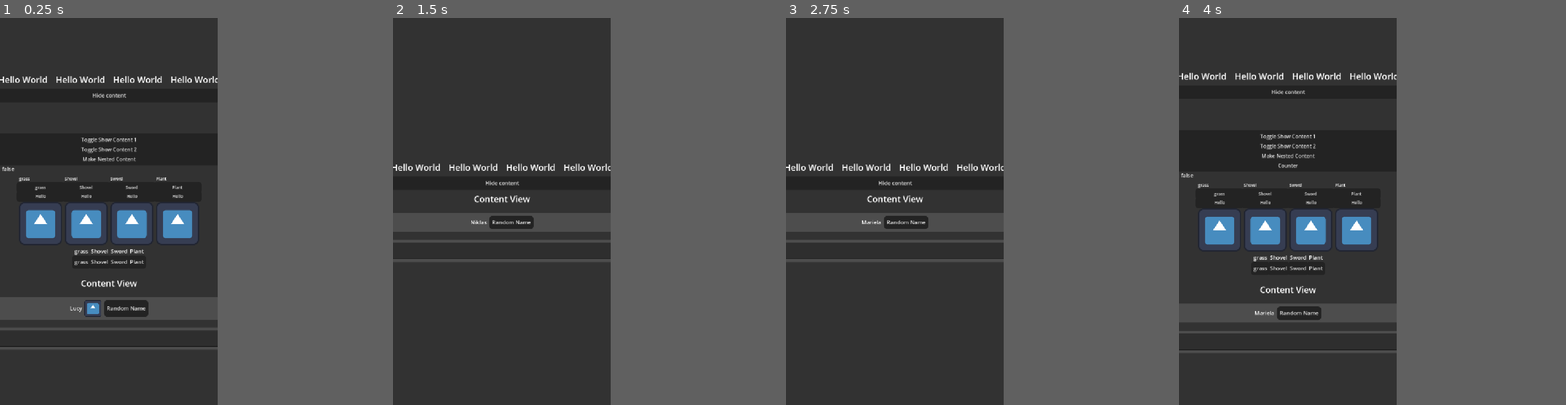
Above: before the commit, frames 1-4 (left to right).
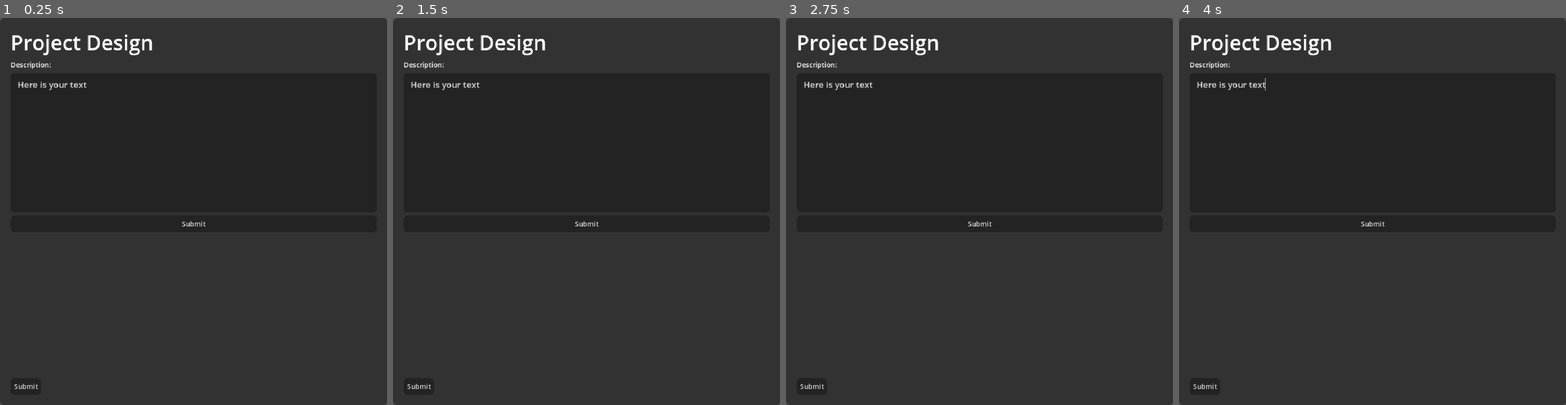
Above: after the commit, the same moments.

Repository: ElvisVilla/GDScriptUI
Game: Godot game, scene res://examples/ViewExample.tscn
The game is run twice, just before and just after one commit, with the same random seed, the same clock (stepped at 60 frames per second) and the same inputs. The engine's default icon, where the game draws it, is replaced by a stand-in: a white triangle on a blue panel in a dark square.
Inputs (mouse positions are in pixels of both pictures, inside the frame that each line leads up to):
- Up to frame 1 (0.25 s): no input
- Up to frame 2 (1.5 s): click (501, 95) at 0.5 s, where only the run before the commit has a clickable "Hide content"; click (501, 223) at 1.25 s, where only the run after the commit has a clickable "Submit"
- Up to frame 3 (2.75 s): click (905, 223) at 2 s, where only the run before the commit has a clickable "Random Name"
- Up to frame 4 (4 s): click (1287, 184) at 2.75 s, where only the run before the commit has a clickable "Hide content"; click (1287, 141) at 3.5 s, where only the run before the commit has a clickable "Toggle Show Content 1"
In our replay, the window is 450x800 before the commit and 800x800 after it. These sizes can differ from the game's own. Grey fills any space a smaller window leaves; there, only what the larger window draws over its background counts as a difference.

The runs differ from the first frame. In frame 1, 10% of the frame differs, in the area x 0-100%, y 0-100%; in frame 2, 4.8%; in frame 3, 4.8%; in frame 4, 9.7%.

Commit message:
Refactor ViewScanner
View Scanner now works with ProjectSettings.get_global_class_list() function that retrieve only user class_name clases

Diff:
--- a/examples/OtherView.gd
+++ b/examples/OtherView.gd
@@ -1,7 +1,45 @@
 extends View
 class_name OtherView
 
+
+@onready var viewport_size: Vector2i = get_viewport().get_window().get_size()
+var description: String = "Here is your text":
+	set(value):
+		description = value
+		observe("description", value)
+
+var number: int = 0:
+	set(value):
+		number = value
+		observe("number", value)
+
 func _ready():
 	body = [
-		Label("Other View")
+		VBox([
+			Label("Project Design")
+				.fontSize(48),
+
+			Label("Description:"),
+
+			TextEdit(description, "Write Here")
+				.wordWrap(true)
+				.fontSize(20)
+				#Size flags needs to go at the end of the chain
+				.size_flags(View.SizeFlags.EXPAND_FILL, View.SizeFlags.EXPAND_FILL),
+
+			Button("Submit")
+				.onPressed(func(): number += 1)
+				.padding(), # Padding makes a margin container
+				# .size_flags(View.SizeFlags.FILL, View.SizeFlags.FILL),
+			Spacer(),
+
+			HBox([
+				Button("Submit")
+				.onPressed(func(): number += 1)
+				.padding(),
+
+				Spacer(),
+			]),
+		])
+		.size_flags(View.SizeFlags.EXPAND_FILL, View.SizeFlags.EXPAND_FILL),
 	]
--- a/examples/ViewExample.tscn
+++ b/examples/ViewExample.tscn
@@ -2,7 +2,7 @@
 
 [ext_resource type="Theme" uid="uid://dyrw727ts3xo1" path="res://framework/themes/UITheme.tres" id="1_kca8q"]
 [ext_resource type="Script" uid="uid://b4v0e84lkl5mn" path="res://framework/core/UIRoot.gd" id="2_byw35"]
-[ext_resource type="Script" uid="uid://ctsft43wsgj5f" path="res://framework/views/PersonView.gd" id="4_1niml"]
+[ext_resource type="Script" uid="uid://bfppvubc2lb0e" path="res://examples/OtherView.gd" id="4_kca8q"]
 
 [node name="Entry" type="PanelContainer" node_paths=PackedStringArray("content")]
 anchors_preset = 15
@@ -14,8 +14,8 @@
 size_flags_vertical = 3
 theme = ExtResource("1_kca8q")
 script = ExtResource("2_byw35")
-content = NodePath("PersonView")
+content = NodePath("OtherView")
 
-[node name="PersonView" type="Node" parent="."]
-script = ExtResource("4_1niml")
-metadata/_custom_type_script = "uid://ctsft43wsgj5f"
+[node name="OtherView" type="Node" parent="."]
+script = ExtResource("4_kca8q")
+metadata/_custom_type_script = "uid://bfppvubc2lb0e"
--- a/framework/builders/elements/LabelBuilder.gd
+++ b/framework/builders/elements/LabelBuilder.gd
@@ -20,11 +20,11 @@
 	_content_node.add_theme_font_size_override("font_size", font_size)
 	return self
 
-func align(horizontal: int = HORIZONTAL_ALIGNMENT_LEFT, vertical: int = VERTICAL_ALIGNMENT_CENTER) -> LabelBuilder:
+func align(horizontal: View.TextAlignment = View.TextAlignment.LEADING, vertical: View.TextAlignment = View.TextAlignment.CENTER) -> LabelBuilder:
 	_content_node.horizontal_alignment = horizontal
 	_content_node.vertical_alignment = vertical
 	return self
 
-func autowrap(enable: bool = true) -> LabelBuilder:
-	_content_node.autowrap_mode = TextServer.AUTOWRAP_WORD_SMART if enable else TextServer.AUTOWRAP_OFF
+func autowrap(mode: TextServer.AutowrapMode = TextServer.AUTOWRAP_WORD) -> LabelBuilder:
+	_content_node.autowrap_mode = mode
 	return self
--- a/framework/core/View.gd
+++ b/framework/core/View.gd
@@ -2,7 +2,6 @@
 class_name View
 
 signal property_changed(property_name, new_value)
-@export var view_owner: Node
 var body: Array = []
 var nestedViews: Dictionary = {}
 
@@ -15,8 +14,8 @@
 	#We se the child content here, we also must pass the view_owner to the child views
 	var box: ContainerBuilder = null
 	if body.size() > 0:
-		box = VBox(body, name)._in_node(parent)
-		view_owner = parent
+		box = VBox(body, name).padding(16)._in_node(parent)
+		# view_owner = parent
 		print("build_ui on parent: ", parent.name)
 		return box
 
@@ -52,6 +51,7 @@
 func Label(text: String = "") -> LabelBuilder:
 	return LabelBuilder.new(text)
 
+##Editor for Text
 func TextEdit(text: String, place_holder: String) -> TextEditBuilder:
 	return TextEditBuilder.new(text, place_holder)
 
@@ -97,6 +97,14 @@
 	SHRINK_END = Control.SIZE_SHRINK_END,
 }
 
+enum TextAlignment {
+	TRAILING = 0,
+	CENTER = 1,
+	LEADING = 2,
+	TOP = 0,
+	BOTTOM = 2,
+}
+
 
 enum BoxContainerAlignment {
 	BEGIN = 0,
@@ -123,12 +131,12 @@
 func AppUI(to_concert_with, person_name):
 	var element = load("res://framework/views/App UI.gd").new()
 	element.configure(to_concert_with, person_name) #constructor call
-	return build_nested_view("App UI", element, self)
+	return build_nested_view("AppUI", element, self)
 
 
-func ViewTest():
-	var element = load("res://framework/views/ViewTest.gd").new()
-	return build_nested_view("ViewTest", element, self)
+func OtherView():
+	var element = load("res://examples/OtherView.gd").new()
+	return build_nested_view("OtherView", element, self)
 
 
 func PersonView(person_name):
@@ -136,4 +144,9 @@
 	element.configure(person_name) #constructor call
 	return build_nested_view("PersonView", element, self)
 
+
+func ViewTest():
+	var element = load("res://framework/views/ViewTest.gd").new()
+	return build_nested_view("ViewTest", element, self)
+
 # END GENERATED VIEW FUNCTIONS
--- a/framework/themes/UITheme.tres
+++ b/framework/themes/UITheme.tres
@@ -55,9 +55,37 @@
 corner_radius_bottom_right = 10
 corner_radius_bottom_left = 10
 
+[sub_resource type="StyleBoxFlat" id="StyleBoxFlat_iv5sr"]
+bg_color = Color(0.137255, 0.137255, 0.137255, 1)
+corner_radius_top_left = 8
+corner_radius_top_right = 8
+corner_radius_bottom_right = 8
+corner_radius_bottom_left = 8
+
+[sub_resource type="StyleBoxFlat" id="StyleBoxFlat_j0b0a"]
+content_margin_left = 16.0
+content_margin_top = 16.0
+content_margin_right = 16.0
+content_margin_bottom = 16.0
+bg_color = Color(0.137255, 0.137255, 0.137255, 1)
+corner_radius_top_left = 8
+corner_radius_top_right = 8
+corner_radius_bottom_right = 8
+corner_radius_bottom_left = 8
+
+[sub_resource type="StyleBoxFlat" id="StyleBoxFlat_hrafa"]
+bg_color = Color(0.137255, 0.137255, 0.137255, 1)
+corner_radius_top_left = 8
+corner_radius_top_right = 8
+corner_radius_bottom_right = 8
+corner_radius_bottom_left = 8
+
 [resource]
 Button/styles/focus = SubResource("StyleBoxFlat_bxmjo")
 Button/styles/hover = SubResource("StyleBoxFlat_4thnd")
 Button/styles/normal = SubResource("StyleBoxFlat_b45lt")
 Button/styles/pressed = SubResource("StyleBoxFlat_dl7rq")
 PanelContainer/styles/panel = SubResource("StyleBoxFlat_2yar2")
+TextEdit/styles/focus = SubResource("StyleBoxFlat_iv5sr")
+TextEdit/styles/normal = SubResource("StyleBoxFlat_j0b0a")
+TextEdit/styles/read_only = SubResource("StyleBoxFlat_hrafa")
--- a/framework/view_compiler/ViewCodeGenerator.gd
+++ b/framework/view_compiler/ViewCodeGenerator.gd
@@ -23,83 +23,83 @@
 
 
 func write_code(user_defined_views, view_script_path: String) -> void:
-    if user_defined_views.is_empty():
-        print("No views to generate, no user defined views found")
-        return
+	if user_defined_views.is_empty():
+		print("No views to generate, no user defined views found")
+		return
 
 
-    var file = FileAccess.open(view_script_path, FileAccess.READ)
-    if not file:
-        push_error("View Script on path: %s not found" % view_script_path)
-        return
+	var file = FileAccess.open(view_script_path, FileAccess.READ)
+	if not file:
+		push_error("View Script on path: %s not found" % view_script_path)
+		return
 
-    var source_code = file.get_as_text()
-    file.close()
+	var source_code = file.get_as_text()
+	file.close()
 
-    var begin_marker_index = source_code.find(BEGIN_MARKER)
-    var end_marker_index = source_code.find(END_MARKER)
+	var begin_marker_index = source_code.find(BEGIN_MARKER)
+	var end_marker_index = source_code.find(END_MARKER)
 
-    if begin_marker_index == -1 or end_marker_index == -1:
-        source_code += "\n\n" + BEGIN_MARKER + "\n" + END_MARKER + "\n"
-        # push_error("View Script on path: %s does not contain the markers %s and %s" % [view_script_path, BEGIN_MARKER, END_MARKER])
-        # return
-    elif begin_marker_index == -1 or end_marker_index == -1 or end_marker_index <= begin_marker_index:
-        push_error("View Script has malformed markers - fixing it")
-        source_code = source_code.replace(BEGIN_MARKER, "").replace(END_MARKER, "")
-        source_code += "\n\n" + BEGIN_MARKER + "\n" + END_MARKER + "\n"
+	if begin_marker_index == -1 or end_marker_index == -1:
+		source_code += "\n\n" + BEGIN_MARKER + "\n" + END_MARKER + "\n"
+		# push_error("View Script on path: %s does not contain the markers %s and %s" % [view_script_path, BEGIN_MARKER, END_MARKER])
+		# return
+	elif begin_marker_index == -1 or end_marker_index == -1 or end_marker_index <= begin_marker_index:
+		push_error("View Script has malformed markers - fixing it")
+		source_code = source_code.replace(BEGIN_MARKER, "").replace(END_MARKER, "")
+		source_code += "\n\n" + BEGIN_MARKER + "\n" + END_MARKER + "\n"
 
-    #refresh markers positions
-    begin_marker_index = source_code.find(BEGIN_MARKER)
-    end_marker_index = source_code.find(END_MARKER)
+	#refresh markers positions
+	begin_marker_index = source_code.find(BEGIN_MARKER)
+	end_marker_index = source_code.find(END_MARKER)
 
-    var before_marker_code = source_code.substr(0, begin_marker_index + BEGIN_MARKER.length())
-    var after_marker_code = source_code.substr(end_marker_index)
+	var before_marker_code = source_code.substr(0, begin_marker_index + BEGIN_MARKER.length())
+	var after_marker_code = source_code.substr(end_marker_index)
 
-    var new_functions = {}
-    var appended_code = "\n"
+	var new_functions = {}
+	var appended_code = "\n"
 
-    for view in user_defined_views:
-        #Validate required fields
-        if not view.has("file_name") or not view.has("script_path") or not view.has("parsed_constructor"):
-            push_error("Invalid view definition: %s" % view)
-            continue
+	for view in user_defined_views:
+		#Validate required fields
+		if not view.has("type") or not view.has("path") or not view.has("parsed_constructor"):
+			push_error("Invalid view definition: %s" % view)
+			continue
 
-        var file_name = view["file_name"]
-        var script_path = view["script_path"]
-        var parsed_constructor = view["parsed_constructor"]
-        var has_constructor = parsed_constructor != ""
+		var type = view.type
+		var path = view.path
+		var parsed_constructor = view.parsed_constructor
+		var has_constructor = parsed_constructor != ""
 
-        var function_code = ""
+		var function_code = ""
 
-        if has_constructor:
-            var function_name = file_name.replace(".gd", "")
-            var view_function_name = parsed_constructor.replace("configure", function_name.replace(" ", ""))
-            function_code = function_template % [view_function_name, script_path, parsed_constructor, function_name]
-        else:
-            var function_name = file_name.replace(".gd", "")
-            var view_function_name = function_name.replace(" ", "") + "()"
-            function_code = function_template_without_constructor % [view_function_name, script_path, function_name]
+		if has_constructor:
+			var function_name = type
+			var view_function_name = parsed_constructor.replace("configure", function_name.replace(" ", ""))
+			function_code = function_template % [view_function_name, path, parsed_constructor, function_name]
+		else:
+			var function_name = type
+			var view_function_name = function_name.replace(" ", "") + "()"
+			function_code = function_template_without_constructor % [view_function_name, path, function_name]
 
-        new_functions[parsed_constructor] = function_code
+		new_functions[parsed_constructor] = function_code
 
-        #Add each function to the appended code
-        appended_code += function_code + "\n"
+		#Add each function to the appended code
+		appended_code += function_code + "\n"
 
-    var new_source_code = before_marker_code + appended_code + after_marker_code
+	var new_source_code = before_marker_code + appended_code + after_marker_code
 
-    if new_source_code == source_code:
-        print("No changes to View Script on path: %s" % view_script_path)
-        return
+	if new_source_code == source_code:
+		print("No changes to View Script on path: %s" % view_script_path)
+		return
 
-    file = FileAccess.open(view_script_path, FileAccess.WRITE)
-    if not file:
-        push_error("Failed to open View Script on path: %s for writing" % view_script_path)
-        return
+	file = FileAccess.open(view_script_path, FileAccess.WRITE)
+	if not file:
+		push_error("Failed to open View Script on path: %s for writing" % view_script_path)
+		return
 
-    file.store_string(new_source_code)
-    file.close()
+	file.store_string(new_source_code)
+	file.close()
 
-    generated_functions = new_functions
-    print("Updated View Script on path: %s updated with %d new functions" % [view_script_path, new_functions.size()])
+	generated_functions = new_functions
+	print("Updated View Script on path: %s updated with %d new functions" % [view_script_path, new_functions.size()])
 
-    ResourceLoader.remove_resource_format_loader(null)
+	ResourceLoader.remove_resource_format_loader(null)
--- a/framework/view_compiler/ViewRegistry.gd
+++ b/framework/view_compiler/ViewRegistry.gd
@@ -3,9 +3,7 @@
 
 var view_scanner: ViewScanner
 var code_generator: ViewCodeGenerator
-const root_path: String = "res://framework/views/"
 const view_script_path: String = "res://framework/core/View.gd"
-var parsed_constructors: Array[String] = []
 var views_info = []
 
 func _ready() -> void:
@@ -16,17 +14,15 @@
 
 
 func refresh_views() -> void:
-	# view_scanner.scan_for_views(root_path)
-	var obtained_views = view_scanner.scan_for_views(root_path)
+	var obtained_views = view_scanner.scan_for_views()
 	var view_parser = ViewParser.new()
 
 	views_info.clear()
 
 
 	for view in obtained_views:
-		#configure(total_params)
-		var file_name = view.file_name
-		var script_path = view.script_path
+		var type = view.type
+		var path = view.path
 		var parsed_constructor = ""
 		if view.constructor != null:
 			parsed_constructor = view_parser.parse_view(view.constructor)
@@ -34,8 +30,8 @@
 			parsed_constructor = ""
 
 		views_info.append({
-			"file_name": file_name,
-			"script_path": script_path,
+			"type": type,
+			"path": path,
 			"parsed_constructor": parsed_constructor
 		})
 
--- a/framework/view_compiler/ViewScanner.gd
+++ b/framework/view_compiler/ViewScanner.gd
@@ -2,44 +2,27 @@
 class_name ViewScanner
 
 # var obtained_views = []
+var views = []
 var views_info: Array[Dictionary] = []
 
-func scan_for_views(root_path: String) -> Array[Dictionary]:
-	print("Scanning for views in: " + root_path)
-	var dir = DirAccess.open(root_path)
-	if dir:
-		dir.list_dir_begin()
-		var file_name = dir.get_next()
-		while file_name != "":
-			if file_name.ends_with(".gd"):
-				var script_path = root_path + file_name
-				var script = load(script_path).new() # Most do load(script_path).new() but this requires to specify parameters
-				if script is View:
-					views_info.append({
-						"file_name": file_name,
-						"script_path": script_path,
-						"constructor": get_constructor(script)
-					})
-					# obtained_views.append(script)
-			file_name = dir.get_next()
-	else:
-		print("An error occurred when trying to access the path.")
+func scan_for_views() -> Array[Dictionary]:
+	views = ProjectSettings.get_global_class_list().filter(func(element): return element.base == &"View")
+
+	for view in views:
+		views_info.append({
+			"base_type": view.base,
+			"type": view.class ,
+			"constructor": get_constructor(view.path),
+			"path": view.path
+		})
 
 	return views_info
 
-
-func get_constructor(view: View):
+func get_constructor(path: String):
+	var view = load(path).new()
 	var methods = view.get_method_list()
 	for method in methods:
 		if method.name == "configure" and method.flags == METHOD_FLAG_NORMAL:
 			return method
 
-# func get_constructors():
-# 	var constructors = []
-# 	for view in obtained_views:
-# 		var methods = view.get_method_list()
-# 		for method in methods:
-# 			if method.name == "configure" and method.flags == METHOD_FLAG_NORMAL:
-# 				constructors.append(method)
-
-# 	return constructors
+	return null
--- a/framework/views/App UI.gd
+++ b/framework/views/App UI.gd
@@ -43,23 +43,27 @@
 				VBox([
 
 					Label("Toggles")
-						.fontSize(20),
+						.fontSize(20)
+						.padding(),
 
 					# PersonView(person_name),
 					# ViewTest("My Message"),
 
 					Button("Toggle Show Content 1")
 						.fontSize(15)
-						.onPressed(func(): showContent = !showContent),
+						.onPressed(func(): showContent = !showContent)
+						.padding(),
 
 					Button("Toggle Show Content 2")
 						.fontSize(15)
-						.onPressed(func(): showContent2 = !showContent2),
+						.onPressed(func(): showContent2 = !showContent2)
+						.padding(),
 
 					Button("Make Nested Content")
 						.fontSize(15)
+						.padding(),
 
-				]),
+				]).spacing(10),
 			]),
 
 			Button("Counter")
@@ -72,18 +76,22 @@
 			ForEach(elements,
 				func(element):
 					return VBox([
-						Label(element if element != null else "No value").fontSize(12),
-						Button(element if element != null else "No value").fontSize(12),
-						Button("Hello").fontSize(12),
+						Label(element if element != null else "No value").fontSize(12).padding(),
+						Button(element if element != null else "No value").fontSize(12).padding(),
+						Button("Hello").fontSize(12)
+							.padding(),
 
 						Image("res://icon.svg")
 							.frame(50, 50, true)
-							.visible(count < 5),
+							.visible(count < 5)
+							.padding(),
 
 						Image("res://icon.svg")
 							.frame(50, 50, true)
-							.visible(count >= 7),
-					]),
+							.visible(count >= 7)
+							.padding(),
+
+					]).spacing(10),
 			),
 
 			ForEach(elements,
@@ -94,9 +102,11 @@
 			ForEach(elements,
 			func(item):
 			return Button(item) \
-				.onPressed(func(): print("pressing " + item))),
+				.onPressed(func(): print("pressing " + item)) \
+				.padding()),
 
 		])
+		.spacing(10)
 		.padding(16)
 	]
 
--- a/framework/views/PersonView.gd
+++ b/framework/views/PersonView.gd
@@ -6,6 +6,9 @@
 	Center = 1,
 	Right = 2,
 }
+
+var another_names = ["Hola que tal", "Soy un texto\n largo", "Tengo algunas palabras",
+ "Martha camina por la calle", "John anda por la calle"]
 
 var names: Array = ["Lucy", "Albert", "Niklas", "John", "Mariela"]
 
@@ -28,31 +31,24 @@
 func configure(person_name: String = "Lucy"):
 	self.person_name = person_name
 
-func _ready() -> void:
+func _ready():
 	body = [
 
 		VBox([
 
-			ForEach(range(0, 6),
-				func(i): return ViewTest().padding()
-			),
-
-			Button("Hide content")
-				.onPressed(func(): show_content = !show_content),
-
-			AppUI("Hello", "Lucy")
-				.visible(show_content),
-
+			Label(another_names[0] + " " + another_names[1] + " " + another_names[2] + " " + another_names[3] + " " + another_names[4]),
+			Label(another_names[1]),
+			Label(another_names[2]),
+			Label(another_names[3]),
+			Label(another_names[4]),
 			Label("Content View")
 				.fontSize(26)
-				.align(alignment_value)
-				.size_flags(SizeFlags.EXPAND_FILL)
+				.size_flags(SizeFlags.EXPAND)
 				.padding(),
 
 			HBox([
 
-				Label(person_name)
-					.align(1),
+				Label(person_name),
 
 				Image("res://icon.svg")
 					.expand_mode(ExpandMode.IGNORE_SIZE)
@@ -63,7 +59,6 @@
 				Button("Random Name")
 					.onPressed(func(): person_name = names.pick_random())
 					.padding(),
-
 			])
 			.padding()
 			.background(Color.BLACK.lightened(0.3), 10)
@@ -76,4 +71,7 @@
 				.background(Color.BLACK.lightened(0.3), 10)
 				.padding(),
 		])
+		.padding()
+		.background(Color.BLACK.lightened(0.3), 10)
+		.padding(),
 	]
--- a/project.godot
+++ b/project.godot
@@ -22,8 +22,8 @@
 
 [display]
 
-window/size/viewport_width=648
-window/size/viewport_height=1152
+window/size/viewport_width=900
+window/size/viewport_height=900
 window/size/always_on_top=true
 window/stretch/mode="canvas_items"
 window/stretch/aspect="expand"
@@ -40,3 +40,8 @@
 [input_devices]
 
 pointing/emulate_touch_from_mouse=true
+
+[rendering]
+
+renderer/rendering_method="gl_compatibility"
+renderer/rendering_method.mobile="gl_compatibility"
Not shown, added: examples/OtherView.gd.uid
Not shown: 1 places in framework/themes/UITheme.tres that only renumber resources
